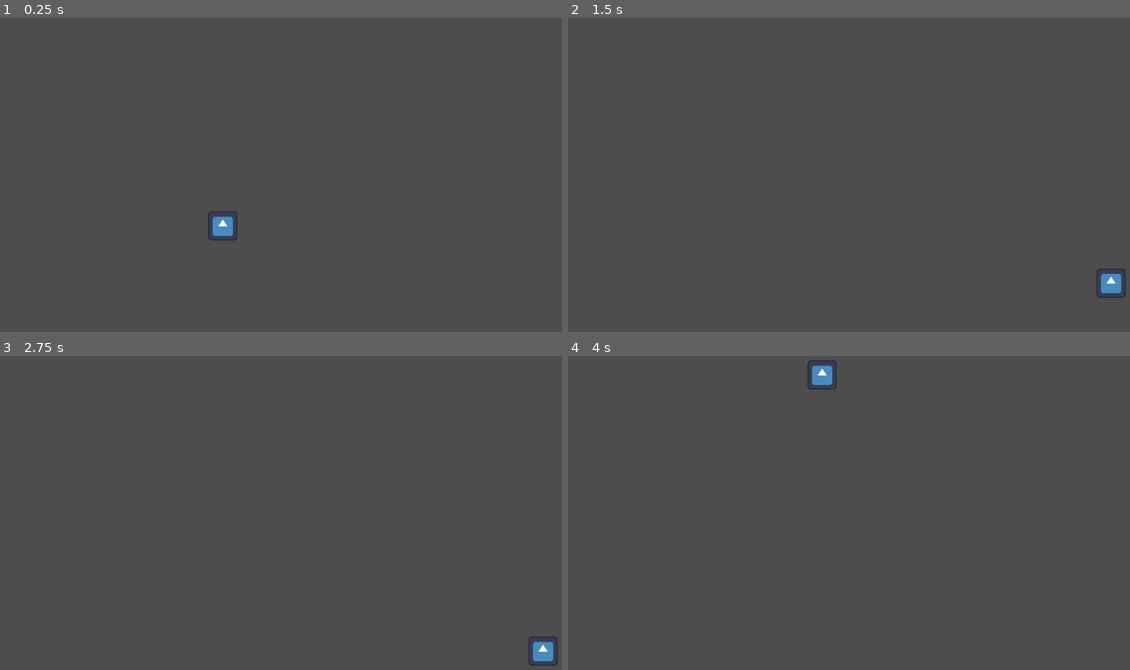
Above: before the commit, frames 1-4 (two rows, left to right).
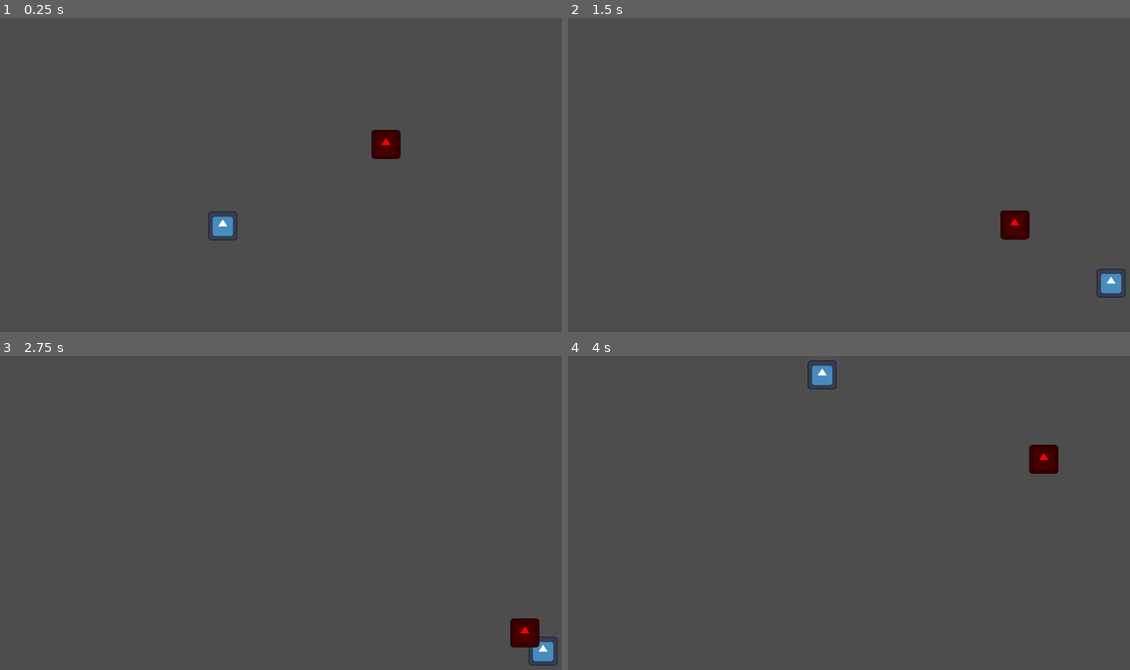
Above: after the commit, the same moments.

Repository: 0ctodice/GMTK-2026
Game: Godot game, scene res://Scene/world.tscn
Same seed, same stepped clock (60 frames per second), same inputs: the game is played once before the commit and once after it. The engine's default icon, where the game draws it, is replaced by a stand-in: a white triangle on a blue panel in a dark square.
Inputs:
- Up to frame 1 (0.25 s): no input
- Up to frame 2 (1.5 s): hold D (move_right) 0.53-1.28 s; tap Space (dash) at 0.6, 1.35 s; hold S (move_down) from 1.28 s (still down)
- Up to frame 3 (2.75 s): release S (move_down) at 2.03 s; hold D (move_right) from 2.03 s (still down); tap Space (dash) at 2.1 s
- Up to frame 4 (4 s): tap Enter at 2.75 s; release D (move_right) at 2.78 s; hold W (move_up) 2.78-3.53 s; tap Space (dash) at 2.85, 3.6 s; hold A (move_left) from 3.53 s (still down)

The runs differ from the first frame. In frame 1, 0.5% of the frame differs, in the area x 66-72%, y 35-45%; in frame 2, 0.5%; in frame 3, 0.5%; in frame 4, 0.5%, in the area x 81-88%, y 28-38%.

Commit message:
base enemy movement

Diff:
--- /dev/null
+++ b/Scene/base_enemy.tscn
@@ -0,0 +1,30 @@
+[gd_scene format=3 uid="uid://hfohyucspmmc"]
+
+[ext_resource type="Script" uid="uid://ckgh0pnjxniqy" path="res://Script/base_enemy.gd" id="1_et6ny"]
+[ext_resource type="Texture2D" uid="uid://c62cs0p6r37b0" path="res://icon.svg" id="1_l0v1b"]
+
+[sub_resource type="RectangleShape2D" id="RectangleShape2D_eae6q"]
+size = Vector2(16, 16)
+
+[sub_resource type="RectangleShape2D" id="RectangleShape2D_et6ny"]
+size = Vector2(16, 16)
+
+[node name="BaseEnemy" type="RigidBody2D" unique_id=374939552]
+collision_layer = 8
+gravity_scale = 0.0
+script = ExtResource("1_et6ny")
+
+[node name="Sprite2D" type="Sprite2D" parent="." unique_id=213697029]
+modulate = Color(1, 0, 0, 1)
+scale = Vector2(0.12499999, 0.12499999)
+texture = ExtResource("1_l0v1b")
+
+[node name="CollisionShape2D" type="CollisionShape2D" parent="." unique_id=420821795]
+shape = SubResource("RectangleShape2D_eae6q")
+
+[node name="HitBox" type="Area2D" parent="." unique_id=367187891]
+
+[node name="CollisionShape2D" type="CollisionShape2D" parent="HitBox" unique_id=912082005]
+shape = SubResource("RectangleShape2D_et6ny")
+
+[node name="NavigationAgent2D" type="NavigationAgent2D" parent="." unique_id=900112541]
--- a/Scene/player.tscn
+++ b/Scene/player.tscn
@@ -9,7 +9,7 @@
 [sub_resource type="RectangleShape2D" id="RectangleShape2D_eae6q"]
 size = Vector2(16, 16)
 
-[node name="Player" type="CharacterBody2D" unique_id=370329021]
+[node name="Player" type="CharacterBody2D" unique_id=370329021 groups=["Player"]]
 collision_layer = 2
 script = ExtResource("1_y8w33")
 SPEED = 250.0
--- a/Scene/world.tscn
+++ b/Scene/world.tscn
@@ -1,13 +1,25 @@
 [gd_scene format=3 uid="uid://ci3smpy3bgtyl"]
 
 [ext_resource type="PackedScene" uid="uid://dgil5o3d8ni15" path="res://Scene/player.tscn" id="1_emx41"]
+[ext_resource type="PackedScene" uid="uid://hfohyucspmmc" path="res://Scene/base_enemy.tscn" id="2_dlwip"]
+
+[sub_resource type="NavigationPolygon" id="NavigationPolygon_emx41"]
+vertices = PackedVector2Array(294, 158, 26, 158, 26, 26, 294, 26)
+polygons = Array[PackedInt32Array]([PackedInt32Array(0, 1, 2, 3)])
+outlines = Array[PackedVector2Array]([PackedVector2Array(16, 16, 304, 16, 304, 168, 16, 168)])
 
 [node name="World" type="Node2D" unique_id=631941428]
 
-[node name="Player" parent="." unique_id=370329021 instance=ExtResource("1_emx41")]
-position = Vector2(128, 120)
+[node name="NavigationRegion2D" type="NavigationRegion2D" parent="." unique_id=1698914814]
+navigation_polygon = SubResource("NavigationPolygon_emx41")
 
 [node name="RigidBody2D" type="StaticBody2D" parent="." unique_id=901506894]
 
 [node name="CollisionPolygon2D" type="CollisionPolygon2D" parent="RigidBody2D" unique_id=225221042]
 polygon = PackedVector2Array(8, 176, 312, 176, 312, 8, 8, 8, 8, 184, -8, 184, -24, -16, 192, -16, 384, 0, 352, 144, 344, 224, 256, 248, 8, 184)
+
+[node name="Player" parent="." unique_id=370329021 instance=ExtResource("1_emx41")]
+position = Vector2(128, 120)
+
+[node name="BaseEnemy" parent="." unique_id=374939552 instance=ExtResource("2_dlwip")]
+position = Vector2(240, 64)
--- /dev/null
+++ b/Script/base_enemy.gd
@@ -0,0 +1,18 @@
+extends RigidBody2D
+
+@export var SPEED: float = 100.0
+
+@onready var nav_agent: NavigationAgent2D = $NavigationAgent2D
+
+var player: Player
+var initial_position: Vector2 = Vector2.ZERO
+
+# Called when the node enters the scene tree for the first time.
+func _ready():
+	player = get_tree().get_first_node_in_group("Player")
+	initial_position = global_position
+
+# Called every frame. 'delta' is the elapsed time since the previous frame.
+func _process(delta):
+	nav_agent.target_position = player.global_position
+	global_position = global_position.move_toward(nav_agent.get_next_path_position(), delta * SPEED)
--- a/Script/player_movement.gd
+++ b/Script/player_movement.gd
@@ -1,4 +1,5 @@
 extends CharacterBody2D
+class_name Player
 
 @export var SPEED: float = 150.0
 @export var ACCELERATION: float = 2.0
@@ -23,7 +24,6 @@
 	dash_cooldown.timeout.connect(func(): can_dash = true)
 
 func _physics_process(delta):
-	print(can_dash)
 	if not dashing:
 		last_direction = Input.get_vector("move_left", "move_right", "move_up", "move_down").normalized()
 		velocity = lerp(velocity, last_direction * SPEED, delta * (FRICTION if last_direction == Vector2.ZERO else ACCELERATION))
--- a/project.godot
+++ b/project.godot
@@ -22,6 +22,10 @@
 window/size/window_width_override=1280
 window/size/window_height_override=720
 window/stretch/mode="canvas_items"
+
+[global_group]
+
+Player=""
 
 [input]
 
Not shown, added: Script/base_enemy.gd.uid
Not shown, changed: todo.txt
